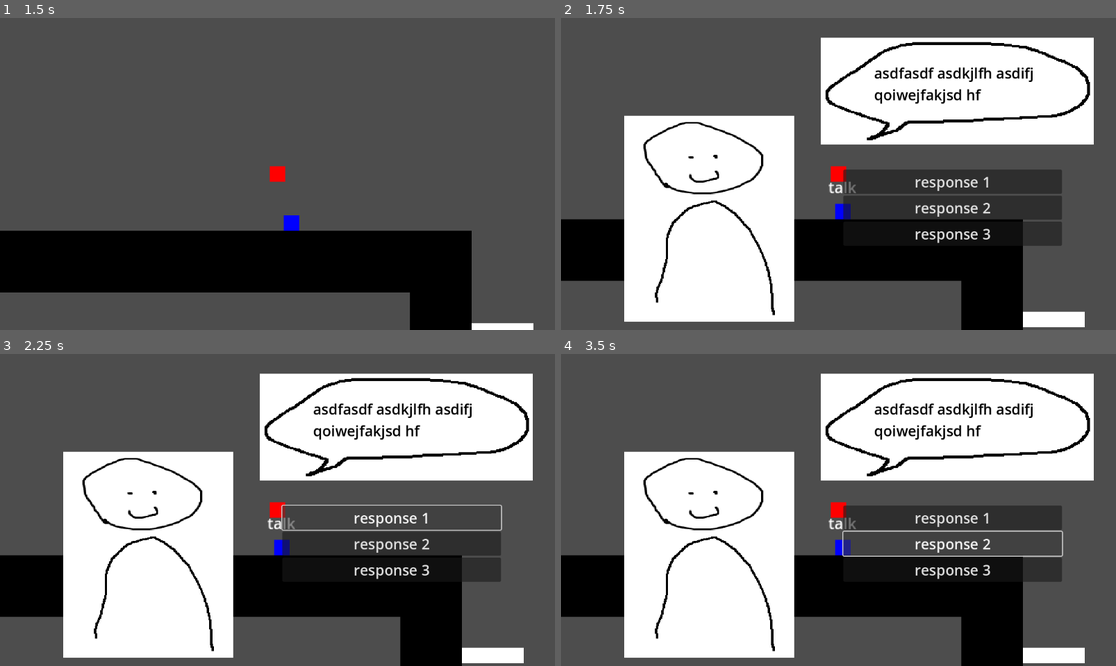
Above: before the commit, frames 1-4 (two rows, left to right).
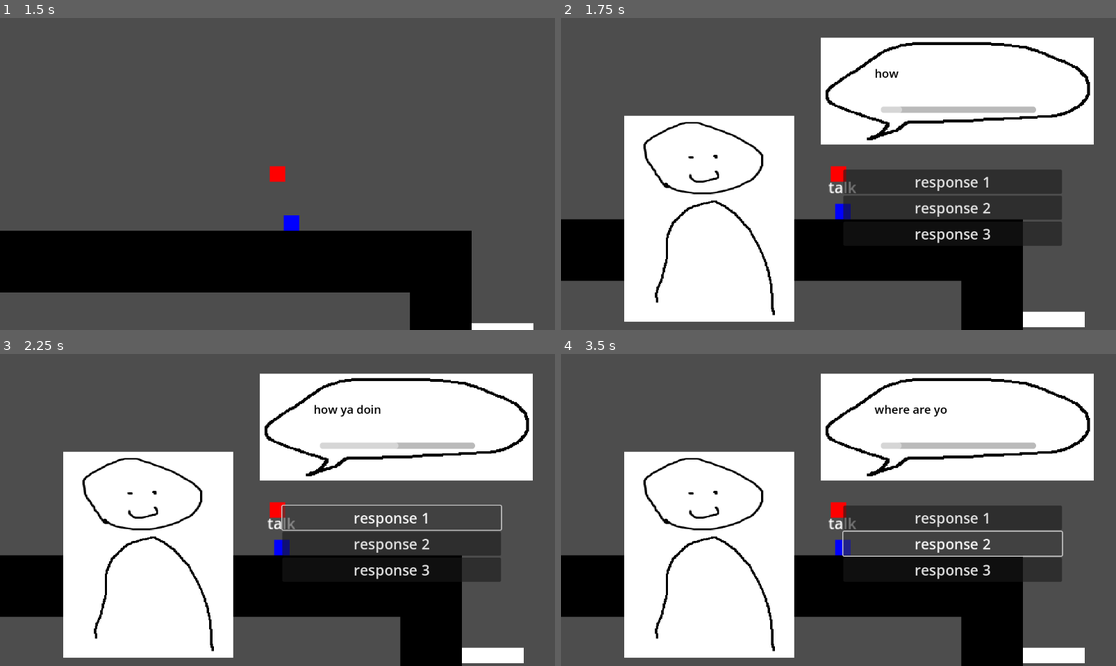
Above: after the commit, the same moments.

Repository: Lukko-Digital/upwell
Game: Godot game, scene res://src/main.tscn
Same seed, same stepped clock (60 frames per second), same inputs: the game is played once before the commit and once after it.
Inputs (mouse positions are in pixels of both pictures, inside the frame that each line leads up to):
- Up to frame 1 (1.5 s): tap Enter at 0.5 s; move the mouse to (399, 158) at 0.52 s; hold Q (interact) 0.53-1.28 s; hold D (right) from 0.53 s (still down); tap Space (jump) at 0.77 s; move the mouse to (166, 189) at 1.27 s; right-click (166, 189) at 1.35 s
- Up to frame 2 (1.75 s): keep holding D (right); tap Space (jump) at 1.52 s; tap Q (interact) at 1.55 s
- Up to frame 3 (2.25 s): release D (right) at 2 s; click "response 1" at 2 s
- Up to frame 4 (3.5 s): click "response 2" at 2.75 s

Frame 1 is identical in both runs. In frame 2, 1.5% of the frame differs, in the area x 56-86%, y 15-31%; in frame 3, 1.5%; in frame 4, 1.6%.

Commit message:
dialogue reads through

Diff:
--- a/src/dialogue/dialogue_ui.gd
+++ b/src/dialogue/dialogue_ui.gd
@@ -1,10 +1,58 @@
 extends CanvasLayer
 class_name DialogueUI
 
-# Called when the node enters the scene tree for the first time.
-func _ready() -> void:
-	pass # Replace with function body.
+const TEXT_SPEED = 0.04
 
-# Called every frame. 'delta' is the elapsed time since the previous frame.
-func _process(delta: float) -> void:
+@onready var label: Label = $SpeechBubble/Label
+@onready var duration_bar: ProgressBar = $SpeechBubble/DurationBar
+# Timer for the duration of the text on the screen, set by duration variable of conversation branches
+@onready var duration_timer: Timer = $DurationTimer
+# Timer for animating text display, value set to TEXT_SPEED
+@onready var display_timer: Timer = $DisplayTimer
+
+var default_conversation = "NAR1"
+var default_branch = "A1"
+
+var current_conversation: Conversation
+var display_in_progress: bool = false
+
+func _ready():
 	pass
+
+func _process(_delta):
+	animate_duration_bar()
+
+func start_dialogue(npc: Interactable):
+	show()
+	current_conversation = npc.conversations[default_conversation]
+	play_branch(default_branch)
+
+func play_branch(branch_id: String):
+	var branch: ConversationBranch = current_conversation.branches[branch_id]
+	label.text = branch.dialogue_line
+	duration_timer.start(
+		label.text.length() * TEXT_SPEED * branch.duration + get_process_delta_time()
+	)
+	animate_display()
+
+	await duration_timer.timeout
+
+	var next = branch.next_branch_id
+	if next == "EXIT":
+		exit_dialogue()
+	else:
+		play_branch(next)
+
+func animate_display():
+	label.visible_characters = 0
+	while label.visible_characters < len(label.text):
+		label.visible_characters += 1
+		display_timer.start(TEXT_SPEED)
+		await display_timer.timeout
+
+func animate_duration_bar():
+	duration_bar.max_value = duration_timer.wait_time
+	duration_bar.value = duration_timer.wait_time - duration_timer.time_left
+
+func exit_dialogue():
+	pass
--- a/src/dialogue/dialogue_ui.tscn
+++ b/src/dialogue/dialogue_ui.tscn
@@ -7,6 +7,12 @@
 
 [node name="DialogueUi" type="CanvasLayer"]
 script = ExtResource("1_28e40")
+
+[node name="DurationTimer" type="Timer" parent="."]
+one_shot = true
+
+[node name="DisplayTimer" type="Timer" parent="."]
+one_shot = true
 
 [node name="Guy" type="TextureRect" parent="."]
 offset_left = 131.0
@@ -24,15 +30,24 @@
 
 [node name="Label" type="Label" parent="SpeechBubble"]
 layout_mode = 0
-offset_left = 111.0
-offset_top = 52.0
-offset_right = 499.0
-offset_bottom = 149.0
+offset_left = 112.0
+offset_top = 57.0
+offset_right = 504.0
+offset_bottom = 133.0
 theme_override_colors/font_color = Color(0, 0, 0, 1)
-theme_override_font_sizes/font_size = 30
-text = "asdfasdf asdkjlfh asdifj  qoiwejfakjsd hf pqoiwehfgpo"
+theme_override_font_sizes/font_size = 24
+text = "feeling quiet today huh? I think you could visit rigatoni town"
 autowrap_mode = 3
 text_overrun_behavior = 1
+
+[node name="DurationBar" type="ProgressBar" parent="SpeechBubble"]
+layout_mode = 0
+offset_left = 125.0
+offset_top = 143.0
+offset_right = 447.0
+offset_bottom = 156.0
+value = 10.0
+show_percentage = false
 
 [node name="VBoxContainer" type="VBoxContainer" parent="."]
 offset_left = 586.0
--- a/src/player.gd
+++ b/src/player.gd
@@ -112,10 +112,11 @@
 		velocity.y = PLAYER.JUMP_VELOCITY
 
 func interact():
-	if interactable_detector.get_overlapping_areas().is_empty():
+	var nearby_interactables = interactable_detector.get_overlapping_areas()
+	if nearby_interactables.is_empty():
 		return
 	interacting = true
-	dialogue_ui.show()
+	dialogue_ui.start_dialogue(nearby_interactables[0])
 
 func _unhandled_input(event: InputEvent) -> void:
 	if event.is_action_pressed("jump"):
